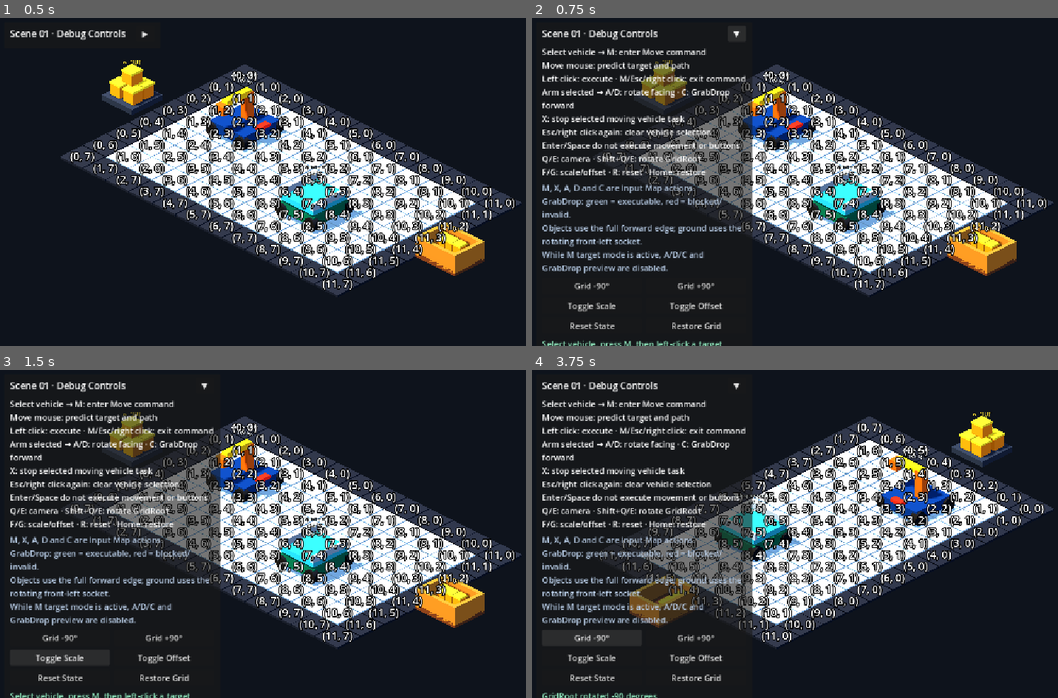
Above: before the commit, frames 1-4 (two rows, left to right).
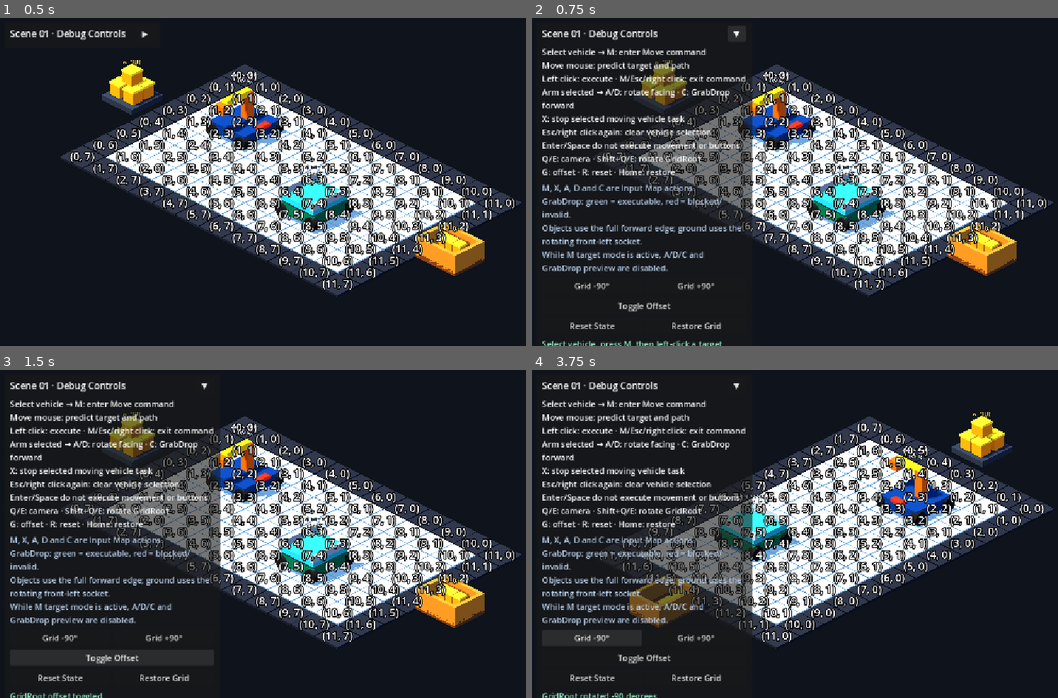
Above: after the commit, the same moments.

Repository: Ri0n72Y/automata
Game: Godot game, scene res://scenes/scene_01/scene_01_basic_packing.tscn
The game is run twice, just before and just after one commit, with the same random seed, the same clock (stepped at 60 frames per second) and the same inputs.
Inputs (mouse positions are in pixels of both pictures, inside the frame that each line leads up to):
- Up to frame 1 (0.5 s): no input
- Up to frame 2 (0.75 s): click "▶" at 0.5 s
- Up to frame 3 (1.5 s): click (57, 658) at 1.25 s, where only the run before the commit has a clickable "Toggle Scale"
- Up to frame 4 (3.75 s): click "▼" at 2 s; click "▶" at 2.75 s; click "Grid -90°" at 3.5 s

Frame 1 is identical in both runs. In frame 2, 0.7% of the frame differs, in the area x 1-37%, y 45-90%; in frame 3, 1.2%, in the area x 1-92%, y 17-100%; in frame 4, 0.9%.

Commit message:
[codex]refactor(scene-01): 移除 GridRoot 缩放调试按钮

Diff:
--- a/scenes/scene_01/components/scene_01_manual_ui.tscn
+++ b/scenes/scene_01/components/scene_01_manual_ui.tscn
@@ -54,7 +54,7 @@
 [node name="Instructions" type="Label" parent="RootControl/Panel/Margin/VBox"]
 visible = false
 layout_mode = 2
-text = "Select vehicle → M: enter Move command\nMove mouse:  …(273 unchanged characters)… E: camera · Shift+Q/E: rotate GridRoot\nF/G: scale/offset · R: reset · Home: restore"
+text = "Select vehicle → M: enter Move command\nMove mouse:  …(273 unchanged characters)… E: camera · Shift+Q/E: rotate GridRoot\nG: offset · R: reset · Home: restore"
 autowrap_mode = 2
 
 [node name="ScopeNote" type="Label" parent="RootControl/Panel/Margin/VBox"]
@@ -85,12 +85,6 @@
 visible = false
 layout_mode = 2
 theme_override_constants/separation = 8
-
-[node name="Scale" type="Button" parent="RootControl/Panel/Margin/VBox/TransformRow"]
-layout_mode = 2
-size_flags_horizontal = 3
-focus_mode = 0
-text = "Toggle Scale"
 
 [node name="Offset" type="Button" parent="RootControl/Panel/Margin/VBox/TransformRow"]
 layout_mode = 2
@@ -126,7 +120,6 @@
 [connection signal="pressed" from="RootControl/Panel/Margin/VBox/HeaderRow/CollapseButton" to="." method="_on_collapse_pressed"]
 [connection signal="pressed" from="RootControl/Panel/Margin/VBox/RotateRow/RotateLeft" to="." method="_on_rotate_left_pressed"]
 [connection signal="pressed" from="RootControl/Panel/Margin/VBox/RotateRow/RotateRight" to="." method="_on_rotate_right_pressed"]
-[connection signal="pressed" from="RootControl/Panel/Margin/VBox/TransformRow/Scale" to="." method="_on_scale_pressed"]
 [connection signal="pressed" from="RootControl/Panel/Margin/VBox/TransformRow/Offset" to="." method="_on_offset_pressed"]
 [connection signal="pressed" from="RootControl/Panel/Margin/VBox/ResetRow/Reset" to="." method="_on_reset_pressed"]
 [connection signal="pressed" from="RootControl/Panel/Margin/VBox/ResetRow/Restore" to="." method="_on_restore_pressed"]
